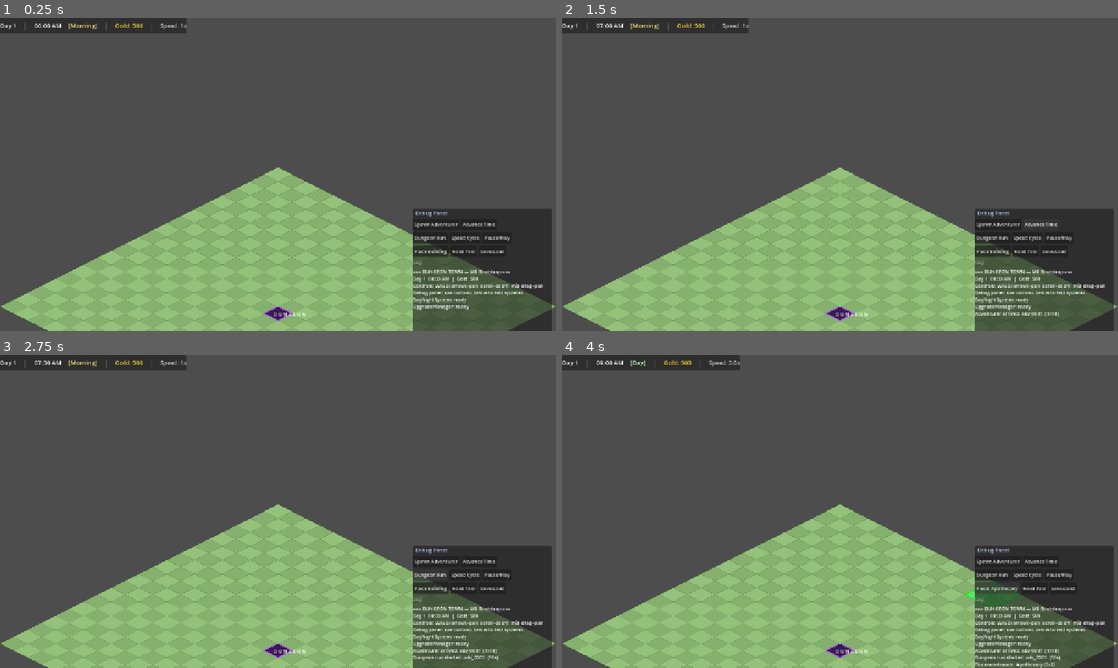
Above: before the commit, frames 1-4 (two rows, left to right).
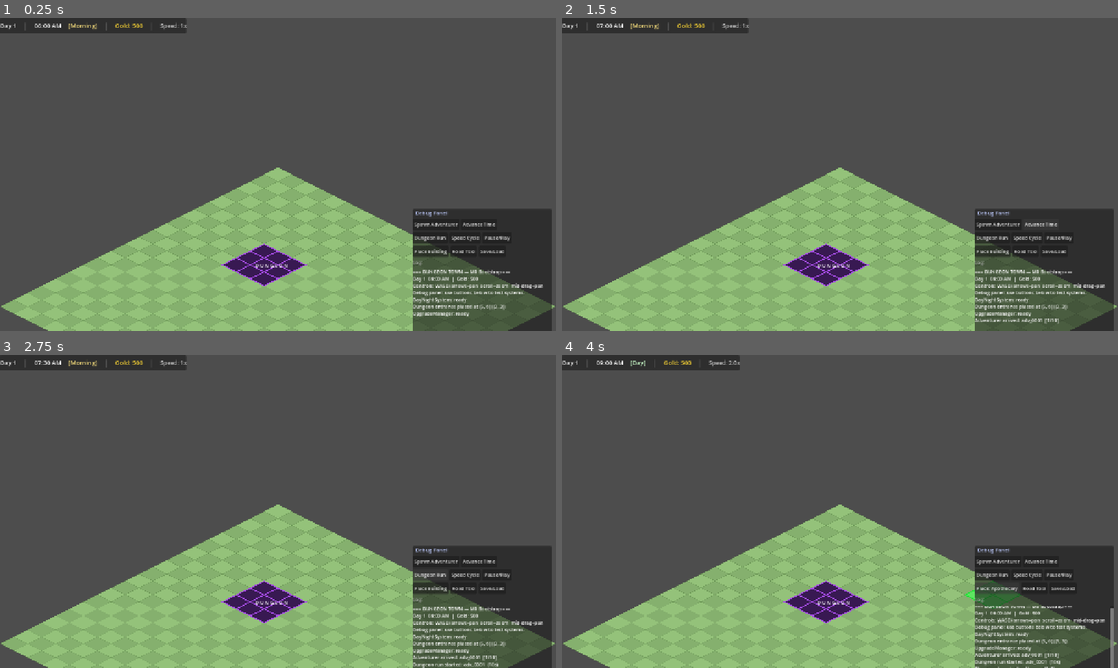
Above: after the commit, the same moments.

Repository: chrisagiddings/dungeon-town
Game: Godot game, scene res://scenes/Main.tscn
The game is run twice, just before and just after one commit, with the same random seed, the same clock (stepped at 60 frames per second) and the same inputs.
Inputs:
- Up to frame 1 (0.25 s): no input
- Up to frame 2 (1.5 s): click "Spawn Adventurer" at 0.5 s; click "Advance Time" at 1.25 s
- Up to frame 3 (2.75 s): click "Dungeon Run" at 2 s
- Up to frame 4 (4 s): click "Speed Cycle" at 2.75 s; click "Place Building" at 3.5 s

The runs differ from the first frame. In frame 1, 1.5% of the frame differs, in the area x 39-91%, y 72-97%; in frame 2, 1.6%; in frame 3, 1.7%; in frame 4, 3.3%, in the area x 39-100%, y 72-100%.

Commit message:
[#115] Randomize dungeon entrance spawn location at game start (#128)
* [#115] Randomize dungeon entrance spawn location at game start

- GameState: dungeon_entrance_origin (Vector2i, -1,-1 = unplaced) and
  dungeon_entrance_size (Vector2i, default 3×3)
- DungeonEntranceManager: new node that places entrance randomly on new
  game (margin = max(footprint)+2 from every edge); reserves tiles in
  BuildingGrid; re-emits dungeon_entrance_placed signal on game_loaded;
  double-reserve guard prevents duplicate placement
- TerrainGrid: reads entrance position/size from GameState; draws full
  multi-tile footprint (fixes pre-existing bug where only 1 tile was
  rendered for a 3×3 entrance); skips all entrance tiles in terrain draw;
  redraws on dungeon_entrance_placed and game_loaded
- EventBus: dungeon_entrance_placed(origin, size) signal
- SaveSystem: entrance origin + size persisted and restored
- Main.tscn: DungeonEntranceManager added
- 11 unit tests (218/218 total passing)

* Add missing T3 building resources (11 buildings)

All T2→T3 upgrade targets now have .tres files so DataRegistry can
look them up. Previously, upgraded-to-T3 buildings showed 'Unknown
Building' in the info panel and their data_id as the map label.

Buildings added: lodging_t3 (Grand Inn), tavern_t3 (Grand Tavern),
alchemist_t3 (Grand Alchemist), smith_t3 (Master Forge),
temple_t3 (Grand Cathedral), guild_t3 (Grand Guild),
store_t3 (Emporium), farm_t3 (Farm T3), quarry_t3 (Quarry T3),
guard_t3 (Guard Headquarters), mayor_t3 (Mayor's Palace)

Diff:
--- a/autoload/EventBus.gd
+++ b/autoload/EventBus.gd
@@ -25,6 +25,9 @@
 # ── Simulation ────────────────────────────────────────────────────────────────
 signal sim_speed_changed(new_speed: float)
 signal sim_paused(is_paused: bool)
+
+# ── Dungeon Entrance ──────────────────────────────────────────────────────────
+signal dungeon_entrance_placed(origin: Vector2i, size: Vector2i)
 
 # ── Building Placement ────────────────────────────────────────────────────────
 signal building_placement_started(building_data: BuildingData)
--- a/autoload/GameState.gd
+++ b/autoload/GameState.gd
@@ -16,6 +16,9 @@
 var is_paused: bool = false
 var sim_speed: float = 1.0
 var town_name: String = "Dungeon Town"
+
+var dungeon_entrance_origin: Vector2i = Vector2i(-1, -1)  ## -1 = not yet placed
+var dungeon_entrance_size:   Vector2i = Vector2i(3, 3)
 
 var _tick_accumulator: float = 0.0
 
--- a/autoload/SaveSystem.gd
+++ b/autoload/SaveSystem.gd
@@ -158,6 +158,8 @@
 		"version":          SAVE_VERSION,
 		"save_name":        default_name,
 		"town_name":        GameState.town_name,
+		"dungeon_entrance_origin": [GameState.dungeon_entrance_origin.x, GameState.dungeon_entrance_origin.y],
+		"dungeon_entrance_size":   [GameState.dungeon_entrance_size.x,   GameState.dungeon_entrance_size.y],
 		"game_day":         GameState.current_day,
 		"game_hour":        GameState.current_hour,
 		"sim_speed":        GameState.sim_speed,
@@ -179,6 +181,12 @@
 	GameState.current_hour  = float(data.get("game_hour", 6.0))
 	GameState.sim_speed     = float(data.get("sim_speed", 1.0))
 	GameState.town_name     = data.get("town_name", "Dungeon Town")
+	if "dungeon_entrance_origin" in data:
+		var eo: Array = data["dungeon_entrance_origin"]
+		GameState.dungeon_entrance_origin = Vector2i(int(eo[0]), int(eo[1]))
+	if "dungeon_entrance_size" in data:
+		var es: Array = data["dungeon_entrance_size"]
+		GameState.dungeon_entrance_size = Vector2i(int(es[0]), int(es[1]))
 
 	EconomyState.gold           = int(data.get("gold",           EconomyState.STARTING_GOLD))
 	EconomyState.total_income   = int(data.get("total_income",   0))
--- /dev/null
+++ b/resources/buildings/alchemist_t3.tres
@@ -0,0 +1,21 @@
+[gd_resource type="Resource" script_class="BuildingData" load_steps=2 format=3]
+[ext_resource type="Script" path="res://resources/BuildingData.gd" id="1_script"]
+[resource]
+script = ExtResource("1_script")
+id = "alchemist_t3"
+display_name = "Grand Alchemist"
+description = "Major and supreme potions, legendary elixirs, transmutation."
+category = "gear"
+tier = 3
+footprint = Vector2i(3, 3)
+build_cost = 0
+upkeep = 25
+base_income = 600
+staffing = 3
+upgrade_cost = 3000
+upgrade_resources = {"crystal": 30, "arcane_dust": 50}
+upgrade_dungeon_depth = 7
+upgrade_patron_count = 500
+upgrade_time_days = 15
+upgrade_from = "alchemist_t2"
+placeholder_color = Color(0.55, 0.56, 0.58, 1)
--- /dev/null
+++ b/resources/buildings/farm_t3.tres
@@ -0,0 +1,19 @@
+[gd_resource type="Resource" script_class="BuildingData" load_steps=2 format=3]
+[ext_resource type="Script" path="res://resources/BuildingData.gd" id="1_script"]
+[resource]
+script = ExtResource("1_script")
+id = "farm_t3"
+display_name = "Farm (T3)"
+description = "High-yield farming — 50 grain per day plus rare crops."
+category = "production"
+tier = 3
+footprint = Vector2i(5, 4)
+build_cost = 0
+upkeep = 15
+staffing = 4
+produces = {"grain": 50}
+upgrade_cost = 800
+upgrade_resources = {"arcane_dust": 20}
+upgrade_time_days = 7
+upgrade_from = "farm_t2"
+placeholder_color = Color(0.55, 0.39, 0.21, 1)
--- /dev/null
+++ b/resources/buildings/guard_t3.tres
@@ -0,0 +1,18 @@
+[gd_resource type="Resource" script_class="BuildingData" load_steps=2 format=3]
+[ext_resource type="Script" path="res://resources/BuildingData.gd" id="1_script"]
+[resource]
+script = ExtResource("1_script")
+id = "guard_t3"
+display_name = "Guard Headquarters"
+description = "Elite guards with active patrols — reduces raid damage significantly."
+category = "civic"
+tier = 3
+footprint = Vector2i(4, 3)
+build_cost = 0
+upkeep = 25
+staffing = 4
+upgrade_cost = 1200
+upgrade_resources = {"steel": 20, "stone": 30}
+upgrade_time_days = 10
+upgrade_from = "guard_t2"
+placeholder_color = Color(0.25, 0.41, 0.88, 1)
--- /dev/null
+++ b/resources/buildings/guild_t3.tres
@@ -0,0 +1,23 @@
+[gd_resource type="Resource" script_class="BuildingData" load_steps=2 format=3]
+[ext_resource type="Script" path="res://resources/BuildingData.gd" id="1_script"]
+[resource]
+script = ExtResource("1_script")
+id = "guild_t3"
+display_name = "Grand Guild"
+description = "Epic quest board, advanced training, tournament events."
+category = "services"
+tier = 3
+footprint = Vector2i(4, 4)
+build_cost = 0
+upkeep = 30
+base_income = 600
+staffing = 4
+quest_board_size = 20
+training_xp_bonus = 0.1
+upgrade_cost = 3000
+upgrade_resources = {"stone": 40, "iron_ingot": 20}
+upgrade_dungeon_depth = 7
+upgrade_patron_count = 100
+upgrade_time_days = 15
+upgrade_from = "guild_t2"
+placeholder_color = Color(0.25, 0.41, 0.88, 1)
--- /dev/null
+++ b/resources/buildings/lodging_t3.tres
@@ -0,0 +1,25 @@
+[gd_resource type="Resource" script_class="BuildingData" load_steps=2 format=3]
+[ext_resource type="Script" path="res://resources/BuildingData.gd" id="1_script"]
+[resource]
+script = ExtResource("1_script")
+id = "lodging_t3"
+display_name = "Grand Inn"
+description = "Full rest and private suites for discerning adventurers."
+category = "hospitality"
+tier = 3
+footprint = Vector2i(4, 3)
+build_cost = 0
+upkeep = 20
+income_per_guest = 6
+income_per_suite = 12
+staffing = 4
+capacity = 36
+rest_quality = 1.0
+morale_bonus = 10
+upgrade_to = "lodging_t4"
+upgrade_cost = 3000
+upgrade_resources = {"stone": 60, "steel": 40, "crystal": 5}
+upgrade_dungeon_depth = 6
+upgrade_time_days = 20
+upgrade_from = "lodging_t2"
+placeholder_color = Color(0.96, 0.65, 0.14, 1)
--- /dev/null
+++ b/resources/buildings/mayor_t3.tres
@@ -0,0 +1,18 @@
+[gd_resource type="Resource" script_class="BuildingData" load_steps=2 format=3]
+[ext_resource type="Script" path="res://resources/BuildingData.gd" id="1_script"]
+[resource]
+script = ExtResource("1_script")
+id = "mayor_t3"
+display_name = "Mayor's Palace"
+description = "Grand civic seat — increases population cap by 20 and attracts nobles."
+category = "civic"
+tier = 3
+footprint = Vector2i(5, 5)
+build_cost = 0
+upkeep = 35
+staffing = 3
+upgrade_cost = 3000
+upgrade_resources = {"stone": 60, "steel": 30}
+upgrade_time_days = 15
+upgrade_from = "mayor_t2"
+placeholder_color = Color(0.25, 0.41, 0.88, 1)
--- /dev/null
+++ b/resources/buildings/quarry_t3.tres
@@ -0,0 +1,19 @@
+[gd_resource type="Resource" script_class="BuildingData" load_steps=2 format=3]
+[ext_resource type="Script" path="res://resources/BuildingData.gd" id="1_script"]
+[resource]
+script = ExtResource("1_script")
+id = "quarry_t3"
+display_name = "Quarry (T3)"
+description = "Deep excavation — 60 stone per day."
+category = "production"
+tier = 3
+footprint = Vector2i(5, 4)
+build_cost = 0
+upkeep = 15
+staffing = 4
+produces = {"stone": 60}
+upgrade_cost = 600
+upgrade_resources = {"iron_ingot": 20}
+upgrade_time_days = 8
+upgrade_from = "quarry_t2"
+placeholder_color = Color(0.55, 0.39, 0.21, 1)
--- /dev/null
+++ b/resources/buildings/smith_t3.tres
@@ -0,0 +1,22 @@
+[gd_resource type="Resource" script_class="BuildingData" load_steps=2 format=3]
+[ext_resource type="Script" path="res://resources/BuildingData.gd" id="1_script"]
+[resource]
+script = ExtResource("1_script")
+id = "smith_t3"
+display_name = "Master Forge"
+description = "Steel weapons and armor at Rare quality, enchantable gear slots."
+category = "gear"
+tier = 3
+footprint = Vector2i(4, 3)
+build_cost = 0
+upkeep = 25
+base_income = 500
+staffing = 3
+upgrade_to = "smith_t4"
+upgrade_cost = 2000
+upgrade_resources = {"steel": 50, "gemstones": 10}
+upgrade_dungeon_depth = 5
+upgrade_patron_count = 500
+upgrade_time_days = 15
+upgrade_from = "smith_t2"
+placeholder_color = Color(0.55, 0.56, 0.58, 1)
--- /dev/null
+++ b/resources/buildings/store_t3.tres
@@ -0,0 +1,21 @@
+[gd_resource type="Resource" script_class="BuildingData" load_steps=2 format=3]
+[ext_resource type="Script" path="res://resources/BuildingData.gd" id="1_script"]
+[resource]
+script = ExtResource("1_script")
+id = "store_t3"
+display_name = "Emporium"
+description = "Full supply catalog, rare items, enchanted accessories."
+category = "commerce"
+tier = 3
+footprint = Vector2i(3, 3)
+build_cost = 0
+upkeep = 20
+base_income = 400
+staffing = 3
+upgrade_cost = 2000
+upgrade_resources = {"stone": 30, "iron_ingot": 20}
+upgrade_dungeon_depth = 5
+upgrade_patron_count = 200
+upgrade_time_days = 10
+upgrade_from = "store_t2"
+placeholder_color = Color(0.93, 0.79, 0.13, 1)
--- /dev/null
+++ b/resources/buildings/tavern_t3.tres
@@ -0,0 +1,22 @@
+[gd_resource type="Resource" script_class="BuildingData" load_steps=2 format=3]
+[ext_resource type="Script" path="res://resources/BuildingData.gd" id="1_script"]
+[resource]
+script = ExtResource("1_script")
+id = "tavern_t3"
+display_name = "Grand Tavern"
+description = "Exceptional meals, premium ale, and entertainment events."
+category = "hospitality"
+tier = 3
+footprint = Vector2i(4, 3)
+build_cost = 0
+upkeep = 25
+base_income = 400
+staffing = 4
+morale_bonus = 20
+upgrade_cost = 1500
+upgrade_resources = {"stone": 30, "fine_cloth": 20}
+upgrade_dungeon_depth = 4
+upgrade_patron_count = 200
+upgrade_time_days = 15
+upgrade_from = "tavern_t2"
+placeholder_color = Color(0.96, 0.65, 0.14, 1)
--- /dev/null
+++ b/resources/buildings/temple_t3.tres
@@ -0,0 +1,24 @@
+[gd_resource type="Resource" script_class="BuildingData" load_steps=2 format=3]
+[ext_resource type="Script" path="res://resources/BuildingData.gd" id="1_script"]
+[resource]
+script = ExtResource("1_script")
+id = "temple_t3"
+display_name = "Grand Cathedral"
+description = "Full resurrection, powerful divine blessings, weekly miracle."
+category = "services"
+tier = 3
+footprint = Vector2i(3, 3)
+build_cost = 0
+upkeep = 20
+base_income = 300
+staffing = 3
+healing_percent = 1.0
+resurrection_available = true
+morale_bonus = 20
+upgrade_cost = 2500
+upgrade_resources = {"stone": 30, "crystal": 20}
+upgrade_reputation = "friendly"
+upgrade_dungeon_depth = 6
+upgrade_time_days = 15
+upgrade_from = "temple_t2"
+placeholder_color = Color(0.25, 0.41, 0.88, 1)
--- a/scenes/Main.tscn
+++ b/scenes/Main.tscn
@@ -18,6 +18,7 @@
 [ext_resource type="Script" path="res://scripts/systems/RoadPlacer.gd" id="16"]
 [ext_resource type="Script" path="res://scripts/ui/RoadInfoPanel.gd" id="17"]
 [ext_resource type="Script" path="res://scripts/ui/SaveLoadPanel.gd" id="18"]
+[ext_resource type="Script" path="res://scripts/systems/DungeonEntranceManager.gd" id="19"]
 
 ; ── Root ─────────────────────────────────────────────────────────────────────
 [node name="Main" type="Node2D"]
@@ -63,6 +64,9 @@
 [node name="DungeonRunStub" type="Node" parent="."]
 script = ExtResource("6")
 
+[node name="DungeonEntranceManager" type="Node" parent="."]
+script = ExtResource("19")
+
 [node name="UpgradeManager" type="Node" parent="."]
 script = ExtResource("13")
 
--- a/scripts/TerrainGrid.gd
+++ b/scripts/TerrainGrid.gd
@@ -1,15 +1,12 @@
 extends Node2D
 class_name TerrainGrid
 ## Placeholder isometric terrain grid drawn procedurally.
-## Renders a GRID_SIZE × GRID_SIZE isometric tile field with a marked dungeon entrance.
-## Responds to phase changes by adjusting its modulate (handled by DayNightSystem on parent).
+## Dungeon entrance position and size are read from GameState at draw time.
 
 # ── Constants ─────────────────────────────────────────────────────────────────
-const TILE_W: int = 64   ## Full tile width in pixels
-const TILE_H: int = 32   ## Full tile height in pixels (half width for isometric)
+const TILE_W: int = 64
+const TILE_H: int = 32
 const GRID_SIZE: int = 20
-
-const DUNGEON_ENTRANCE: Vector2i = Vector2i(10, 10)
 
 const COLOR_EVEN:           Color = Color(0.58, 0.76, 0.48)
 const COLOR_ODD:            Color = Color(0.52, 0.69, 0.43)
@@ -21,30 +18,49 @@
 # ── Lifecycle ─────────────────────────────────────────────────────────────────
 
 func _ready() -> void:
+	EventBus.dungeon_entrance_placed.connect(_on_entrance_placed)
+	EventBus.game_loaded.connect(func(_s): queue_redraw())
+	queue_redraw()
+
+func _on_entrance_placed(_origin: Vector2i, _size: Vector2i) -> void:
 	queue_redraw()
 
 func _draw() -> void:
 	_draw_tiles()
-	_draw_dungeon_entrance()
+	if GameState.dungeon_entrance_origin != Vector2i(-1, -1):
+		_draw_dungeon_entrance()
 
 # ── Drawing ───────────────────────────────────────────────────────────────────
 
 func _draw_tiles() -> void:
+	var entrance_tiles := _get_entrance_tiles()
 	for row in range(GRID_SIZE):
 		for col in range(GRID_SIZE):
 			var coord := Vector2i(col, row)
-			if coord == DUNGEON_ENTRANCE:
-				continue  # drawn separately
+			if entrance_tiles.has(coord):
+				continue  # entrance drawn separately
 			var center: Vector2 = iso_to_screen(coord)
 			var color: Color = COLOR_EVEN if (col + row) % 2 == 0 else COLOR_ODD
 			_draw_iso_tile(center, color, COLOR_GRID, 1.0)
 
 func _draw_dungeon_entrance() -> void:
-	var center: Vector2 = iso_to_screen(DUNGEON_ENTRANCE)
-	_draw_iso_tile(center, COLOR_DUNGEON_FILL, COLOR_DUNGEON_BORDER, 2.0)
-	# Label
+	var origin:    Vector2i = GameState.dungeon_entrance_origin
+	var footprint: Vector2i = GameState.dungeon_entrance_size
+	# Draw each tile in the footprint
+	for row in range(footprint.y):
+		for col in range(footprint.x):
+			var tile := origin + Vector2i(col, row)
+			var center: Vector2 = iso_to_screen(tile)
+			_draw_iso_tile(center, COLOR_DUNGEON_FILL, COLOR_DUNGEON_BORDER, 2.0)
+	# Label at footprint centre
+	var cx: float = float(origin.x) + float(footprint.x - 1) * 0.5
+	var cy: float = float(origin.y) + float(footprint.y - 1) * 0.5
+	var center_screen := Vector2(
+		(cx - cy) * float(TILE_W) * 0.5,
+		(cx + cy) * float(TILE_H) * 0.5
+	)
 	var font: Font = ThemeDB.fallback_font
-	draw_string(font, center + Vector2(-10, 6), "D U N G E O N",
+	draw_string(font, center_screen + Vector2(-20, 6), "D U N G E O N",
 		HORIZONTAL_ALIGNMENT_LEFT, -1, 11, COLOR_ENTRANCE_LABEL)
 
 func _draw_iso_tile(center: Vector2, fill: Color, border: Color, border_width: float) -> void:
@@ -55,29 +71,41 @@
 func _tile_polygon(center: Vector2) -> PackedVector2Array:
 	var hw: float = TILE_W * 0.5
 	var hh: float = TILE_H * 0.5
-	# Diamond: top, right, bottom, left, close
 	return PackedVector2Array([
-		Vector2(center.x,        center.y - hh),
-		Vector2(center.x + hw,   center.y),
-		Vector2(center.x,        center.y + hh),
-		Vector2(center.x - hw,   center.y),
-		Vector2(center.x,        center.y - hh),
+		Vector2(center.x,       center.y - hh),
+		Vector2(center.x + hw,  center.y),
+		Vector2(center.x,       center.y + hh),
+		Vector2(center.x - hw,  center.y),
+		Vector2(center.x,       center.y - hh),
 	])
 
 # ── Coordinate Helpers ────────────────────────────────────────────────────────
 
 func iso_to_screen(tile: Vector2i) -> Vector2:
-	## Convert grid (col, row) to isometric screen position.
 	return Vector2(
 		float(tile.x - tile.y) * float(TILE_W) * 0.5,
 		float(tile.x + tile.y) * float(TILE_H) * 0.5
 	)
 
 func screen_to_iso(screen: Vector2) -> Vector2i:
-	## Convert screen position to nearest grid tile.
 	var col: float = (screen.x / float(TILE_W) + screen.y / float(TILE_H))
 	var row: float = (screen.y / float(TILE_H) - screen.x / float(TILE_W))
 	return Vector2i(int(round(col)), int(round(row)))
 
 func get_dungeon_screen_pos() -> Vector2:
-	return iso_to_screen(DUNGEON_ENTRANCE)
+	if GameState.dungeon_entrance_origin == Vector2i(-1, -1):
+		return Vector2.ZERO
+	return iso_to_screen(GameState.dungeon_entrance_origin)
+
+# ── Internal ──────────────────────────────────────────────────────────────────
+
+func _get_entrance_tiles() -> Array[Vector2i]:
+	var tiles: Array[Vector2i] = []
+	var origin: Vector2i    = GameState.dungeon_entrance_origin
+	var footprint: Vector2i = GameState.dungeon_entrance_size
+	if origin == Vector2i(-1, -1):
+		return tiles
+	for row in range(footprint.y):
+		for col in range(footprint.x):
+			tiles.append(origin + Vector2i(col, row))
+	return tiles
--- /dev/null
+++ b/scripts/systems/DungeonEntranceManager.gd
@@ -0,0 +1,89 @@
+extends Node
+class_name DungeonEntranceManager
+## Manages dungeon entrance placement — random on new game, restored on load.
+##
+## Placement rules:
+##   Margin = max(footprint) + 2 tiles from every grid edge
+##   Entrance tiles reserved in BuildingGrid (id = "dungeon_entrance", fixed)
+##   RoadGrid passability synced automatically via BuildingGrid reservation
+
+const DATA_ID: String = "dungeon_entrance"
+
+var _grid:      BuildingGrid = null
+var _road_grid: RoadGrid     = null
+
+func _ready() -> void:
+	await get_tree().process_frame
+	_grid      = get_tree().root.find_child("BuildingGrid", true, false) as BuildingGrid
+	_road_grid = get_tree().root.find_child("RoadGrid",     true, false) as RoadGrid
+
+	if _grid == null:
+		push_error("DungeonEntranceManager: BuildingGrid not found")
+		return
+
+	EventBus.game_loaded.connect(_on_game_loaded)
+
+	# Place on new game (origin == -1,-1 means not yet placed)
+	if GameState.dungeon_entrance_origin == Vector2i(-1, -1):
+		_place_randomly()
+	else:
+		_reserve_current()
+
+# ── Public API ────────────────────────────────────────────────────────────────
+
+func get_origin() -> Vector2i:
+	return GameState.dungeon_entrance_origin
+
+func get_size() -> Vector2i:
+	return GameState.dungeon_entrance_size
+
+# ── Internal ──────────────────────────────────────────────────────────────────
+
+func _place_randomly() -> void:
+	var size:   Vector2i = GameState.dungeon_entrance_size
+	var margin: int      = max(size.x, size.y) + 2
+	var gs:     int      = BuildingGrid.GRID_SIZE
+
+	var max_x: int = gs - size.x - margin
+	var max_y: int = gs - size.y - margin
+	if max_x <= margin or max_y <= margin:
+		push_error("DungeonEntranceManager: grid too small for entrance with margin")
+		return
+
+	var ox: int = margin + randi() % (max_x - margin + 1)
+	var oy: int = margin + randi() % (max_y - margin + 1)
+	GameState.dungeon_entrance_origin = Vector2i(ox, oy)
+	_reserve_current()
+	EventBus.debug_log_message.emit(
+		"Dungeon entrance placed at %s (%s)" % [
+			GameState.dungeon_entrance_origin, GameState.dungeon_entrance_size
+		]
+	)
+
+func _reserve_current() -> void:
+	var origin:    Vector2i = GameState.dungeon_entrance_origin
+	var footprint: Vector2i = GameState.dungeon_entrance_size
+
+	# Only reserve if not already occupied (handles load case)
+	if not _grid.is_tile_occupied(origin):
+		_grid.restore_placement(
+			DATA_ID + "_0000",
+			origin, footprint,
+			DATA_ID, "special"
+		)
+
+	EventBus.dungeon_entrance_placed.emit(origin, footprint)
+
+	# Sync passability — entrance tiles must be impassable
+	if _road_grid:
+		_road_grid._sync_building_passability()
+
+func _on_game_loaded(_slot: int) -> void:
+	# On load, GameState already has the restored origin.
+	# Re-reserve the tiles since BuildingGrid was cleared and reloaded.
+	# (SaveSystem restores entrance via buildings array, but belt-and-suspenders.)
+	if GameState.dungeon_entrance_origin != Vector2i(-1, -1):
+		EventBus.dungeon_entrance_placed.emit(
+			GameState.dungeon_entrance_origin,
+			GameState.dungeon_entrance_size
+		)
--- /dev/null
+++ b/tests/unit/test_dungeon_entrance.gd
@@ -0,0 +1,129 @@
+extends GutTest
+## Unit tests for dungeon entrance placement logic.
+
+var _manager: DungeonEntranceManager
+var _grid:    BuildingGrid
+var _saved_origin: Vector2i
+var _saved_size:   Vector2i
+
+func before_each() -> void:
+	_saved_origin = GameState.dungeon_entrance_origin
+	_saved_size   = GameState.dungeon_entrance_size
+	_grid    = BuildingGrid.new()
+	_manager = DungeonEntranceManager.new()
+	_manager._grid = _grid
+	add_child_autofree(_grid)
+	add_child_autofree(_manager)
+
+func after_each() -> void:
+	GameState.dungeon_entrance_origin = _saved_origin
+	GameState.dungeon_entrance_size   = _saved_size
+
+# ── _place_randomly ───────────────────────────────────────────────────────────
+
+func test_random_placement_sets_non_negative_origin() -> void:
+	GameState.dungeon_entrance_origin = Vector2i(-1, -1)
+	GameState.dungeon_entrance_size   = Vector2i(3, 3)
+	_manager._place_randomly()
+	assert_true(GameState.dungeon_entrance_origin.x >= 0)
+	assert_true(GameState.dungeon_entrance_origin.y >= 0)
+
+func test_random_placement_respects_margin() -> void:
+	GameState.dungeon_entrance_origin = Vector2i(-1, -1)
+	GameState.dungeon_entrance_size   = Vector2i(3, 3)
+	_manager._place_randomly()
+	var o: Vector2i = GameState.dungeon_entrance_origin
+	var margin: int = 3 + 2  # max(footprint) + 2
+	assert_true(o.x >= margin, "origin.x %d should be >= margin %d" % [o.x, margin])
+	assert_true(o.y >= margin, "origin.y %d should be >= margin %d" % [o.y, margin])
+
+func test_random_placement_stays_inside_grid() -> void:
+	GameState.dungeon_entrance_size = Vector2i(3, 3)
+	# Run 20 times to catch any out-of-bounds
+	for i in range(20):
+		GameState.dungeon_entrance_origin = Vector2i(-1, -1)
+		_manager._place_randomly()
+		var o: Vector2i = GameState.dungeon_entrance_origin
+		var s: Vector2i = GameState.dungeon_entrance_size
+		assert_true(o.x + s.x <= BuildingGrid.GRID_SIZE,
+			"Entrance x overflows grid on iteration %d (origin=%s)" % [i, o])
+		assert_true(o.y + s.y <= BuildingGrid.GRID_SIZE,
+			"Entrance y overflows grid on iteration %d (origin=%s)" % [i, o])
+
+func test_random_placement_emits_signal() -> void:
+	GameState.dungeon_entrance_origin = Vector2i(-1, -1)
+	GameState.dungeon_entrance_size   = Vector2i(3, 3)
+	watch_signals(EventBus)
+	_manager._place_randomly()
+	assert_signal_emitted(EventBus, "dungeon_entrance_placed")
+
+func test_random_placement_reserves_tiles_in_grid() -> void:
+	_grid.clear()
+	GameState.dungeon_entrance_origin = Vector2i(-1, -1)
+	GameState.dungeon_entrance_size   = Vector2i(3, 3)
+	_manager._place_randomly()
+	var o: Vector2i = GameState.dungeon_entrance_origin
+	assert_true(_grid.is_tile_occupied(o),
+		"Origin tile should be reserved after placement")
+	assert_true(_grid.is_tile_occupied(o + Vector2i(2, 2)),
+		"Bottom-right tile of 3x3 footprint should be reserved")
+
+# ── _reserve_current ──────────────────────────────────────────────────────────
+
+func test_reserve_current_marks_all_footprint_tiles() -> void:
+	_grid.clear()
+	GameState.dungeon_entrance_origin = Vector2i(5, 5)
+	GameState.dungeon_entrance_size   = Vector2i(3, 3)
+	_manager._reserve_current()
+	for row in range(3):
+		for col in range(3):
+			assert_true(_grid.is_tile_occupied(Vector2i(5 + col, 5 + row)),
+				"Tile (%d,%d) should be occupied" % [5 + col, 5 + row])
+
+func test_reserve_current_does_not_double_reserve() -> void:
+	_grid.clear()
+	GameState.dungeon_entrance_origin = Vector2i(5, 5)
+	GameState.dungeon_entrance_size   = Vector2i(2, 2)
+	_manager._reserve_current()
+	_manager._reserve_current()  # second call should be a no-op
+	assert_eq(_grid.get_placement_count(), 1)
+
+# ── margin formula ────────────────────────────────────────────────────────────
+
+func test_1x1_entrance_has_minimum_3_tile_margin() -> void:
+	GameState.dungeon_entrance_size = Vector2i(1, 1)
+	for i in range(10):
+		GameState.dungeon_entrance_origin = Vector2i(-1, -1)
+		_manager._place_randomly()
+		var o: Vector2i = GameState.dungeon_entrance_origin
+		assert_true(o.x >= 3 and o.y >= 3,
+			"1x1 entrance should have margin >= 3, got %s" % o)
+
+func test_2x2_entrance_has_minimum_4_tile_margin() -> void:
+	GameState.dungeon_entrance_size = Vector2i(2, 2)
+	for i in range(10):
+		GameState.dungeon_entrance_origin = Vector2i(-1, -1)
+		_manager._place_randomly()
+		var o: Vector2i = GameState.dungeon_entrance_origin
+		assert_true(o.x >= 4 and o.y >= 4,
+			"2x2 entrance should have margin >= 4, got %s" % o)
+
+# ── save/load round-trip ──────────────────────────────────────────────────────
+
+func test_entrance_origin_survives_save_load() -> void:
+	GameState.dungeon_entrance_origin = Vector2i(7, 8)
+	GameState.dungeon_entrance_size   = Vector2i(3, 3)
+	SaveSystem.save(5)
+	GameState.dungeon_entrance_origin = Vector2i(-1, -1)
+	SaveSystem.load_slot(5)
+	assert_eq(GameState.dungeon_entrance_origin, Vector2i(7, 8))
+	SaveSystem.delete_save(5)
+
+func test_entrance_size_survives_save_load() -> void:
+	GameState.dungeon_entrance_origin = Vector2i(5, 5)
+	GameState.dungeon_entrance_size   = Vector2i(2, 2)
+	SaveSystem.save(5)
+	GameState.dungeon_entrance_size = Vector2i(3, 3)
+	SaveSystem.load_slot(5)
+	assert_eq(GameState.dungeon_entrance_size, Vector2i(2, 2))
+	SaveSystem.delete_save(5)
Not shown: 1 places in scenes/Main.tscn that only renumber resources
